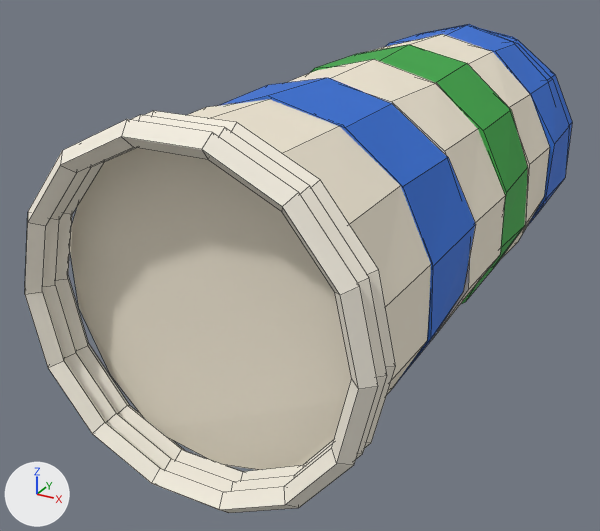
An edit to the Blender file art/blend/sockTunnel.blend, drawn before and after from the same camera.
The view is the same before and after, from a camera (50 mm lens) standing at (2.78, -6.29, 3.59) and looking at (-0.55, -0.23, 0.56). Arrows for +X, +Y and +Z are at lower left; the lights stay in place. The first picture is the older version. Mesh edges are drawn as thin lines.

In view in the first picture: 'sockTunnel'.
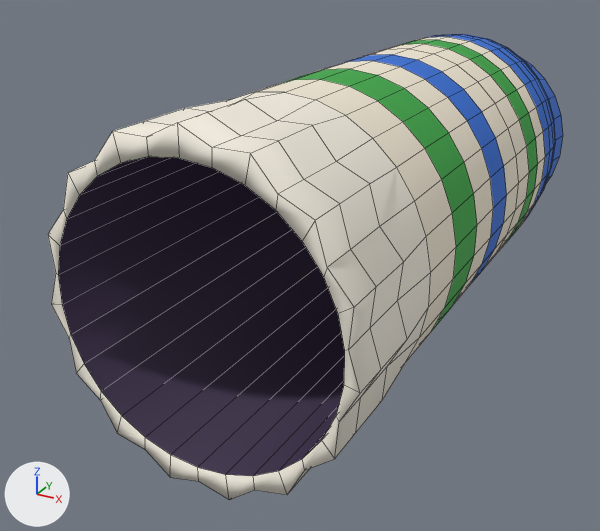
What differs and where, as boxes [x1, y1, x2, y2] in the pictures (600 x 531 px):
'sockTunnel', reshaped: before [25, 24, 572, 513]; after [48, 34, 563, 500]
part 1 of me_socktunnel, rebuilt (mostly hidden before): before [424, 28, 572, 166]; after [48, 34, 563, 500]
part 2 of me_socktunnel, deleted: before [25, 24, 569, 513]

The change, as a diff of the scene's bpy script:
```diff
--- a/art/blend/sockTunnel.blend.py
+++ b/art/blend/sockTunnel.blend.py
@@ mat_k_3a2a4a @@
+mat_k_3a2a4a = principled_material('K_3a2a4a')
+mat_k_3a2a4a.base_color = (0.0423, 0.0232, 0.0685)  # dark purple #3a2a4a
+mat_k_3a2a4a.roughness = 0.75
@@ me_socktunnel @@
 # used by ob_socktunnel; location = (0.0, 0.0, 0.0)
-me_socktunnel.from_pydata(...)  # 474 vertices, 392 faces; spans x -1.3..1.3, y -2.8..3.34, z -0.07..2.47
+me_socktunnel.from_pydata(...)  # 793 vertices, 761 faces; spans x -1.16..1.16, y -2.64..3.57, z -0.04..2.47
+# me_socktunnel part 1: the loose piece of 86 vertices spanning x -1.14..1.14, y 1.46..3.34, z 0.0..2.4 is rebuilt with 721 vertices and now spans x -1.16..1.16, y -2.64..3.57, z -0.04..2.47
+# me_socktunnel part 2: 11 loose pieces with 388 vertices, spanning x -1.3..1.3, y -2.8..2.43, z -0.07..2.47, are deleted
+# me_socktunnel part 3: the surface is now shaded smooth
+# other edits to the shape of me_socktunnel do not show in these pictures
 me_socktunnel.materials.append(mat_c_2f6fd6)
@@ me_socktunnel @@
 me_socktunnel.materials.append(mat_e_e0c8ff)
+me_socktunnel.materials.append(mat_k_3a2a4a)  # dark purple #3a2a4a
```
